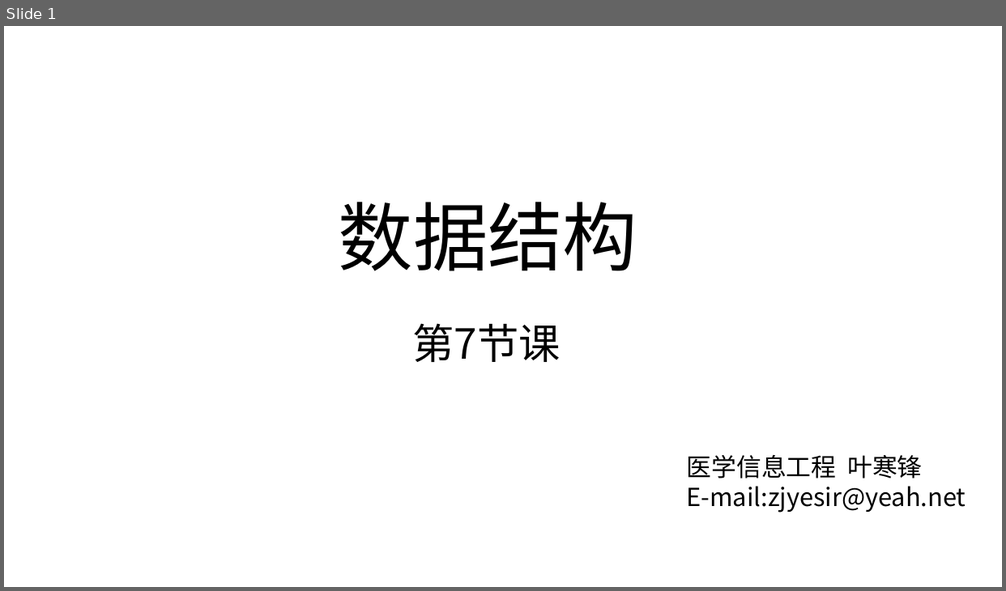
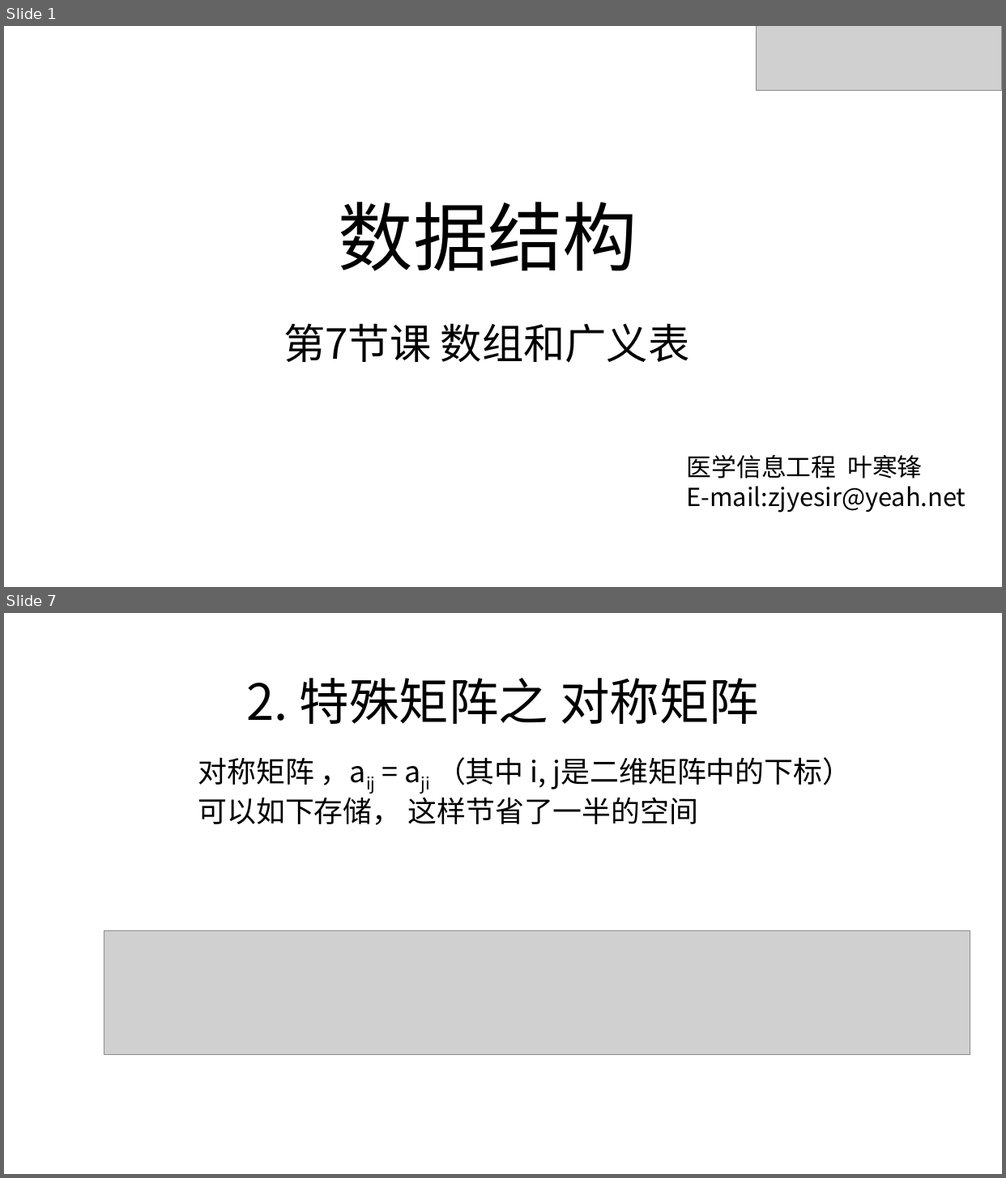
Before and after one commit to zjyesir/hmc_data_structure, a slide deck: ppt/5.数组和广义表.pptx. Shown one above the other, each under a label of ours: slide 1 before the commit, slides 1 and 7 after it; the slides between them are not shown. The pictures are 1006x591 and 1006x1178 pixels, drawn with LibreOffice and Linux fonts; fonts in the diff are those of the drawing; grey boxes stand for pictures; background and template pictures are left out. Boxes give left, top, right and bottom in pixels: in the first picture for what was removed or moved away, otherwise in the second. Text is boxed around its words. In the diff, an @@ line names an element or a change of style, - is before the commit and + after.

Commit message:
数组和线性表 ppt做完

```diff
--- a/ppt/5.数组和广义表.pptx
+++ b/ppt/5.数组和广义表.pptx
@@ slide 7 added at [4,613,1002,1174], background picture (left out) @@
@@ text added at [246,678,759,725], 48 pt, text #000000 @@
+2. 特殊矩阵之 对称矩阵
@@ text added at [198,757,852,825], 28 pt, text #000000 @@
+对称矩阵 ，aij = aji （其中 i, j是二维矩阵中的下标）
+可以如下存储， 这样节省了一半的空间
@@ picture added at [104,931,970,1054] @@
@@ slide 1 changed as well @@
@@ picture added at [756,26,1002,90] @@
@@ text at [283,323,690,363]: text changed @@
-第7节课
+第7节课 数组和广义表
```
Also in this commit, not shown: 3 other slides changed, 10 other slides added, 5 slides removed, 3 other files.
